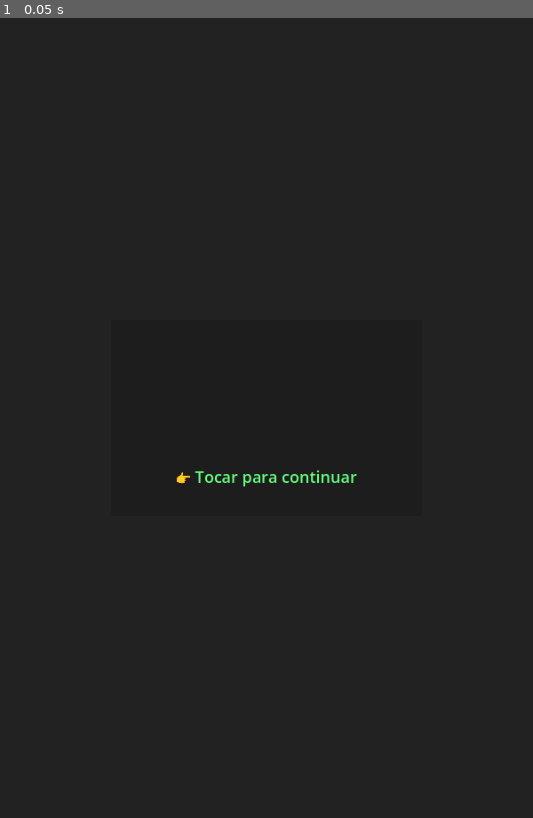
Above: before the commit, frame 1.
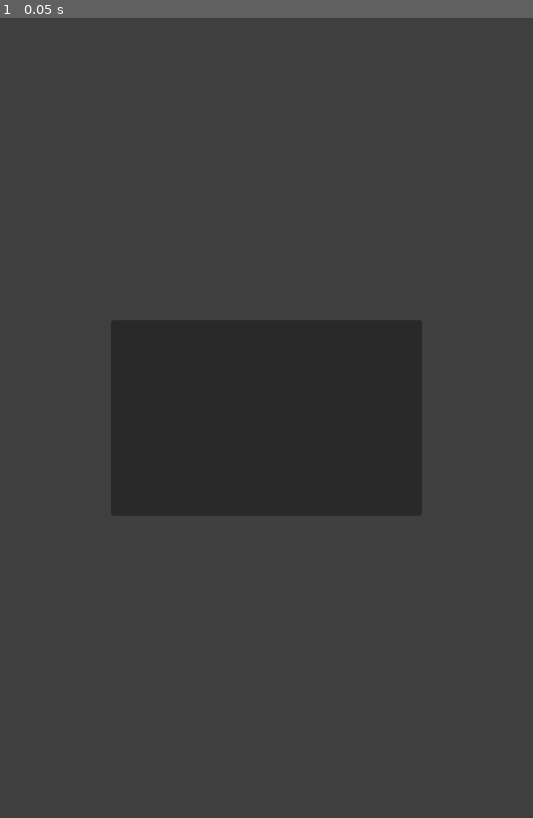
Above: after the commit, the same moment.

Repository: MirandaFrancoCBA/apocalypsheep
Game: Godot game, scene res://scenes/ui/combat_result_popup.tscn
Two runs of this game, one before a commit and one after it. Both use one fixed random seed, a clock stepped at 60 frames per second and the inputs below. This scene is started directly instead of the project's main scene.
Inputs:
- Up to frame 1 (0.05 s): no input

The runs differ from the first frame. In frame 1, 86% of the frame differs, in the area x 0-100%, y 0-100%.

Commit message:
Fix: combat popup

Diff:
--- a/scenes/ui/combat_result_popup.tscn
+++ b/scenes/ui/combat_result_popup.tscn
@@ -2,7 +2,7 @@
 
 [ext_resource type="Script" uid="uid://c8wf81wo5pgrt" path="res://scripts/ui/combat_result_popup.gd" id="1_f5ltw"]
 
-[node name="CombatResultPopup" type="Control"]
+[node name="CombatResultPopup" type="Control" unique_id=1889297695]
 layout_mode = 3
 anchors_preset = 15
 anchor_right = 1.0
@@ -11,16 +11,16 @@
 grow_vertical = 2
 script = ExtResource("1_f5ltw")
 
-[node name="ColorRect" type="ColorRect" parent="."]
+[node name="ColorRect" type="ColorRect" parent="." unique_id=1828843861]
 layout_mode = 1
 anchors_preset = 15
 anchor_right = 1.0
 anchor_bottom = 1.0
 grow_horizontal = 2
 grow_vertical = 2
-color = Color(0, 0, 0, 0.55)
+color = Color(0.0010853455, 0.0010853442, 0.0010853445, 0.17254902)
 
-[node name="Panel" type="Panel" parent="."]
+[node name="Panel" type="Panel" parent="." unique_id=77412670]
 custom_minimum_size = Vector2(350, 220)
 layout_mode = 1
 anchors_preset = 8
@@ -35,11 +35,13 @@
 grow_horizontal = 2
 grow_vertical = 2
 
-[node name="VBoxContainer" type="VBoxContainer" parent="Panel"]
+[node name="VBoxContainer" type="VBoxContainer" parent="Panel" unique_id=1208749646]
 layout_mode = 1
-anchors_preset = 15
-anchor_right = 1.0
-anchor_bottom = 1.0
+anchors_preset = -1
+anchor_left = 20.0
+anchor_top = 20.0
+anchor_right = 20.0
+anchor_bottom = 20.0
 offset_left = 20.0
 offset_top = 20.0
 offset_right = -20.0
@@ -48,26 +50,26 @@
 grow_vertical = 2
 theme_override_constants/separation = 14
 
-[node name="LabelTitle" type="Label" parent="Panel/VBoxContainer"]
+[node name="LabelTitle" type="Label" parent="Panel/VBoxContainer" unique_id=306827349]
 layout_mode = 2
 theme_override_font_sizes/font_size = 30
 horizontal_alignment = 1
 
-[node name="LabelXP" type="Label" parent="Panel/VBoxContainer"]
+[node name="LabelXP" type="Label" parent="Panel/VBoxContainer" unique_id=608299106]
 layout_mode = 2
 theme_override_colors/font_color = Color(1, 0.95, 0.3, 1)
 theme_override_font_sizes/font_size = 22
 horizontal_alignment = 1
 
-[node name="LabelLoot" type="Label" parent="Panel/VBoxContainer"]
+[node name="LabelLoot" type="Label" parent="Panel/VBoxContainer" unique_id=1077948997]
 layout_mode = 2
 theme_override_font_sizes/font_size = 20
 horizontal_alignment = 1
 
-[node name="LabelContinue" type="Label" parent="Panel/VBoxContainer"]
+[node name="LabelContinue" type="Label" parent="Panel/VBoxContainer" unique_id=1059690278]
 layout_mode = 2
 theme_override_colors/font_color = Color(0.4, 1, 0.5, 1)
 theme_override_font_sizes/font_size = 18
+text = "👉 Tocar para continuar"
 horizontal_alignment = 1
 vertical_alignment = 1
-text = "👉 Tocar para continuar"
--- a/scripts/ui/combat_result_popup.gd
+++ b/scripts/ui/combat_result_popup.gd
@@ -1,16 +1,20 @@
 extends Control
 class_name CombatResultPopup
 
-@onready var label_title = $ColorRect/Panel/VBoxContainer/LabelTitle
-@onready var label_xp = $ColorRect/Panel/VBoxContainer/LabelXP
-@onready var label_loot = $ColorRect/Panel/VBoxContainer/LabelLoot
+@onready var label_title = $Panel/VBoxContainer/LabelTitle
+@onready var label_xp = $Panel/VBoxContainer/LabelXP
+@onready var label_loot = $Panel/VBoxContainer/LabelLoot
 
 func show_result(
+	result: String,
 	xp: int,
 	loot: Dictionary
 ) -> void:
 
-	label_title.text = "🏆 VICTORIA"
+	if result == "victory":
+		label_title.text = "🏆 VICTORIA"
+	else:
+		label_title.text = "💀 DERROTA"
 
 	label_xp.text = "✨ XP Ganada: +" + str(xp)
 
